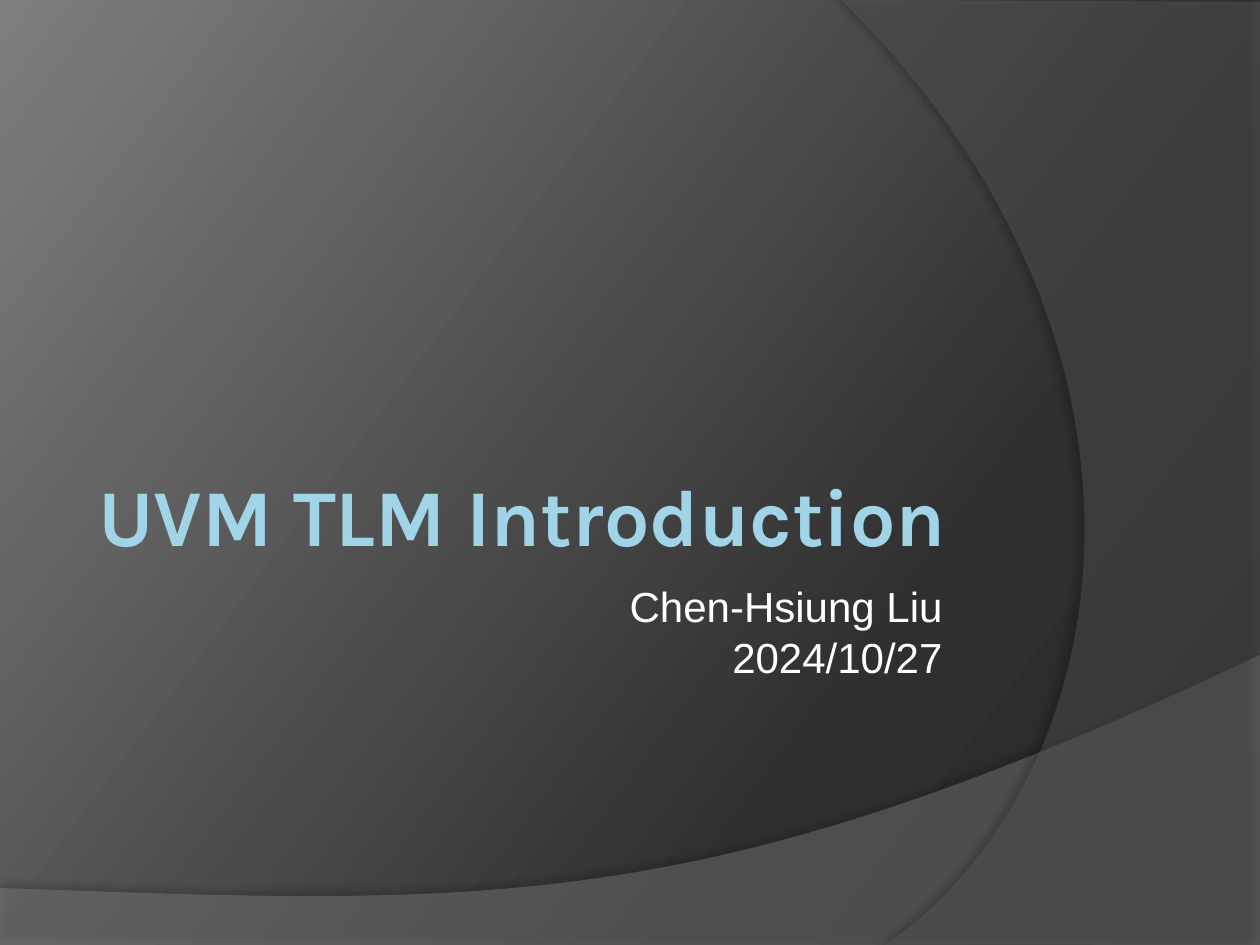
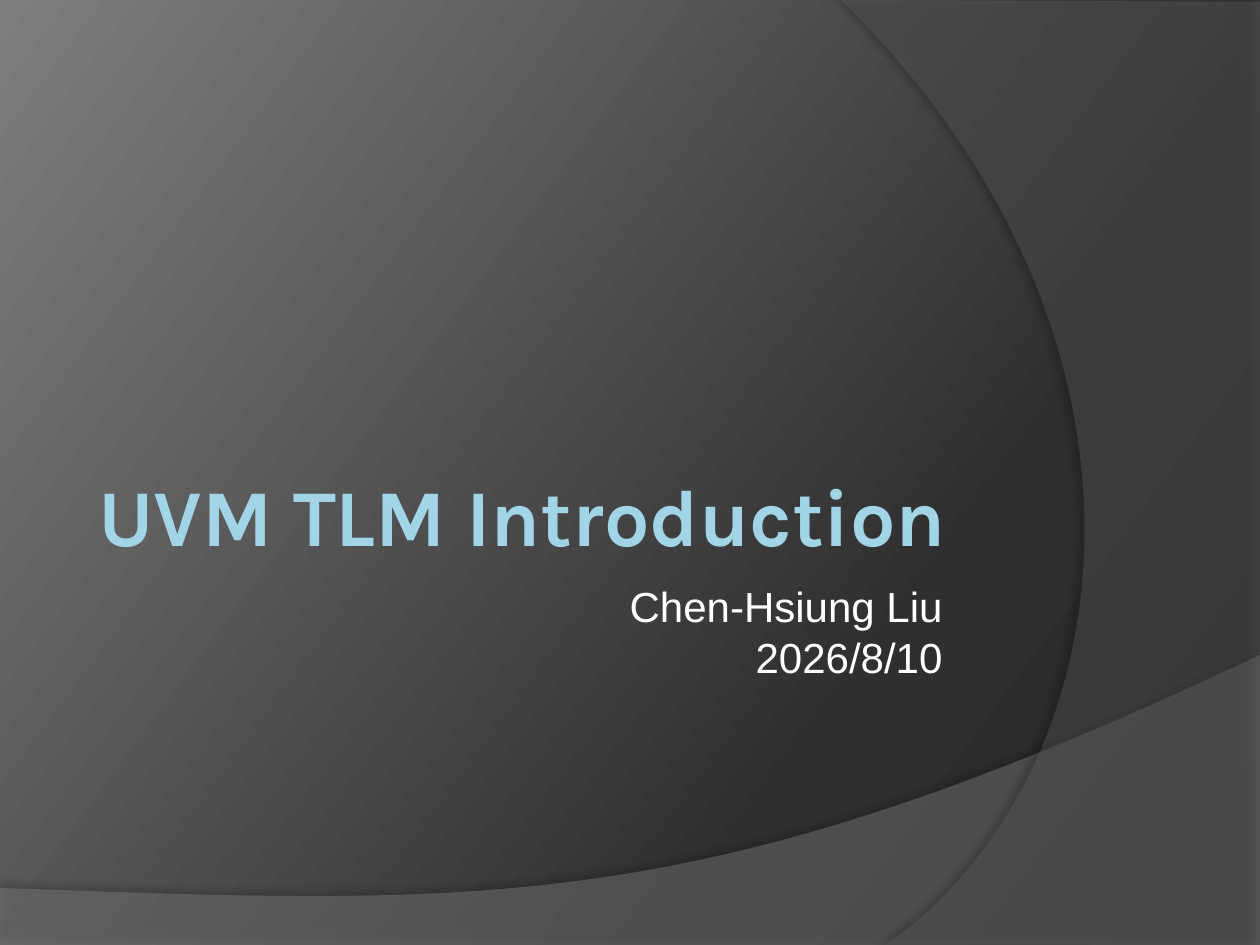
Before and after one commit to LiuChenHsiung/misc, a slide deck: slide 1 of UVM TLM Introduction.pptx. Drawn at 1260x945 pixels with LibreOffice and Linux fonts; fonts in the diff are those of the drawing. Boxes give left, top, right and bottom in pixels: in the first picture for what was removed or moved away, otherwise in the second. Text is boxed around its words. In the diff, an @@ line names an element or a change of style, - is before the commit and + after.

```diff
--- a/UVM TLM Introduction.pptx
+++ b/UVM TLM Introduction.pptx
@@ text at (756, 642, 943, 674): text changed @@
-2024/10/27
+2026/8/10
```
Also in this commit, not shown: 3 other slides changed.
